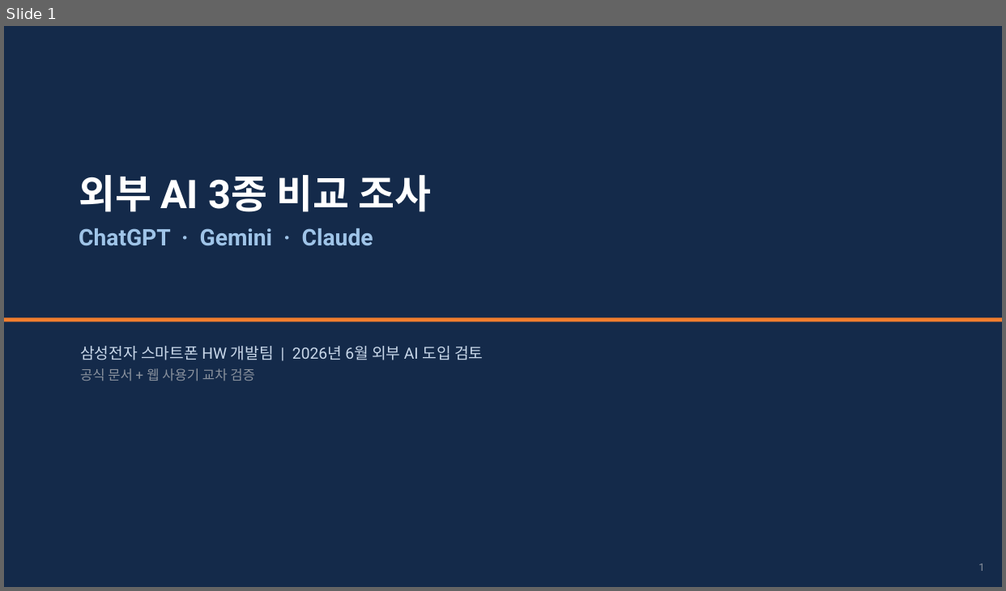
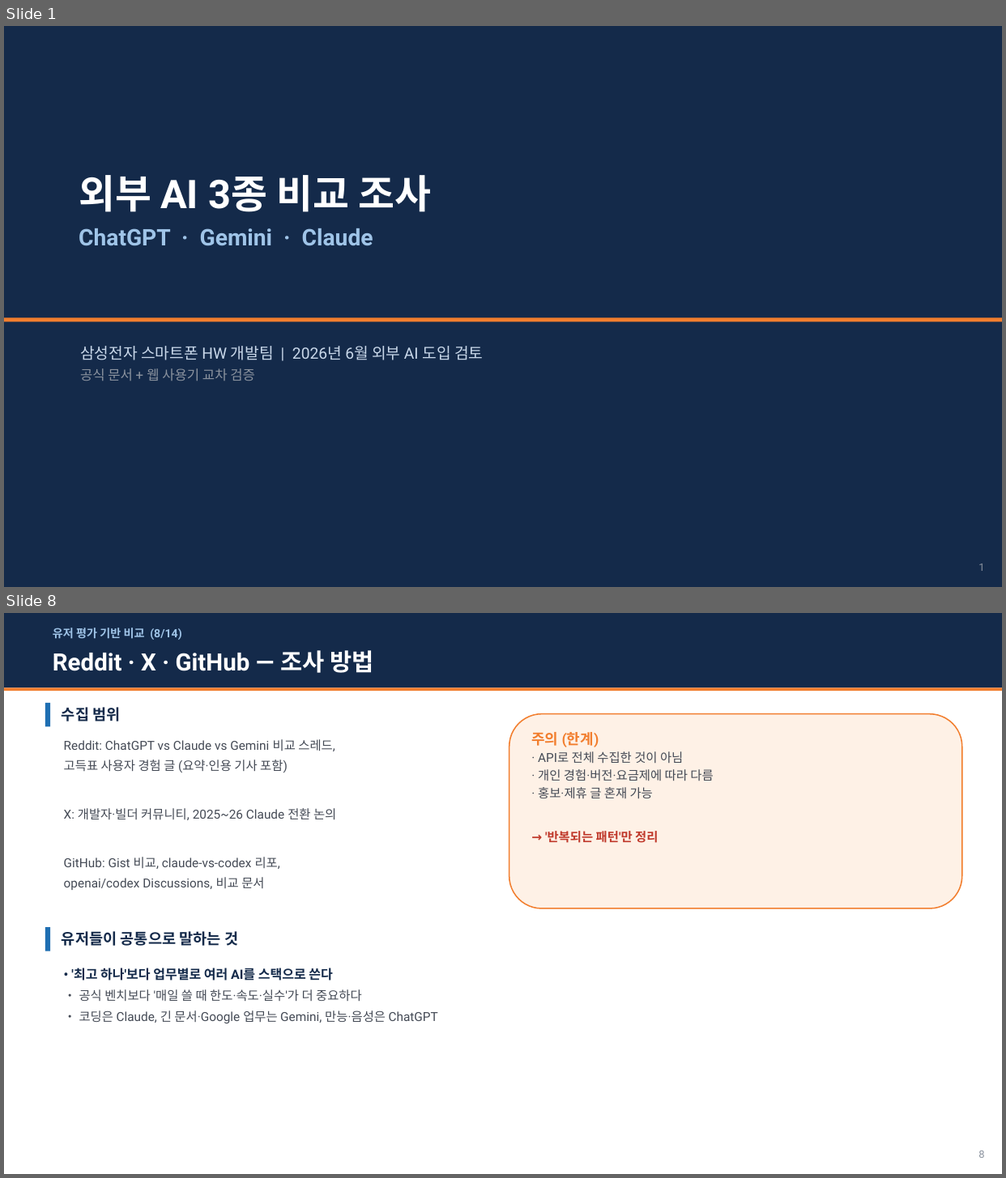
Before and after one commit to whaleonbush/poc, a slide deck: 외부AI_3종_비교조사.pptx. Shown one above the other, each under a label of ours: slide 1 before the commit, slides 1 and 8 after it; the slides between them are not shown. The pictures are 1006x591 and 1006x1178 pixels, drawn with LibreOffice and Linux fonts; fonts in the diff are those of the drawing. Boxes give left, top, right and bottom in pixels: in the first picture for what was removed or moved away, otherwise in the second. Text is boxed around its words. In the diff, an @@ line names an element or a change of style, - is before the commit and + after.

```diff
--- a/외부AI_3종_비교조사.pptx
+++ b/외부AI_3종_비교조사.pptx
@@ slide 8 added at box(4, 613, 1002, 1174), background #FFFFFF @@
@@ rectangle added at box(4, 613, 1002, 688), fill #142A4A @@
@@ text added at box(53, 628, 182, 640), 11 pt, text #9FC4E8, bold @@
+유저 평가 기반 비교 (8/14)
@@ text added at box(53, 650, 373, 673), 23 pt, text #FFFFFF, bold @@
+Reddit · X · GitHub — 조사 방법
@@ rectangle added at box(4, 688, 1002, 691), fill #F27E2E @@
@@ rectangle added at box(45, 703, 50, 726), fill #1F6FB2 @@
@@ text added at box(62, 707, 120, 722), 14.5 pt, text #142A4A, bold @@
+수집 범위
@@ rounded rectangle added at box(509, 714, 962, 909), fill #FEF1E6, outline #F27E2E 1.2 pt @@
@@ text added at box(531, 732, 713, 843), 12 pt, text #444A55 @@
+주의 (한계)
+· API로 전체 수집한 것이 아님
+· 개인 경험·버전·요금제에 따라 다름
+· 홍보·제휴 글 혼재 가능
+→ '반복되는 패턴'만 정리
@@ text added at box(64, 739, 336, 890), 12 pt, text #444A55 @@
+Reddit: ChatGPT vs Claude vs Gemini 비교 스레드,
+고득표 사용자 경험 글 (요약·인용 기사 포함)
+X: 개발자·빌더 커뮤니티, 2025~26 Claude 전환 논의
+GitHub: Gist 비교, claude-vs-codex 리포,
+openai/codex Discussions, 비교 문서
@@ rectangle added at box(45, 927, 50, 952), fill #1F6FB2 @@
@@ text added at box(62, 931, 238, 946), 14.5 pt, text #142A4A, bold @@
+유저들이 공통으로 말하는 것
@@ text added at box(71, 968, 438, 1024), 12 pt, text #444A55 @@
+• '최고 하나'보다 업무별로 여러 AI를 스택으로 쓴다
+• 공식 벤치보다 '매일 쓸 때 한도·속도·실수'가 더 중요하다
+• 코딩은 Claude, 긴 문서·Google 업무는 Gemini, 만능·음성은 ChatGPT
@@ text added at box(978, 1151, 984, 1158), 10 pt, text #8A929E @@
+8
```
Also in this commit, not shown: 9 slides changed, 3 other slides added, 3 other files.
